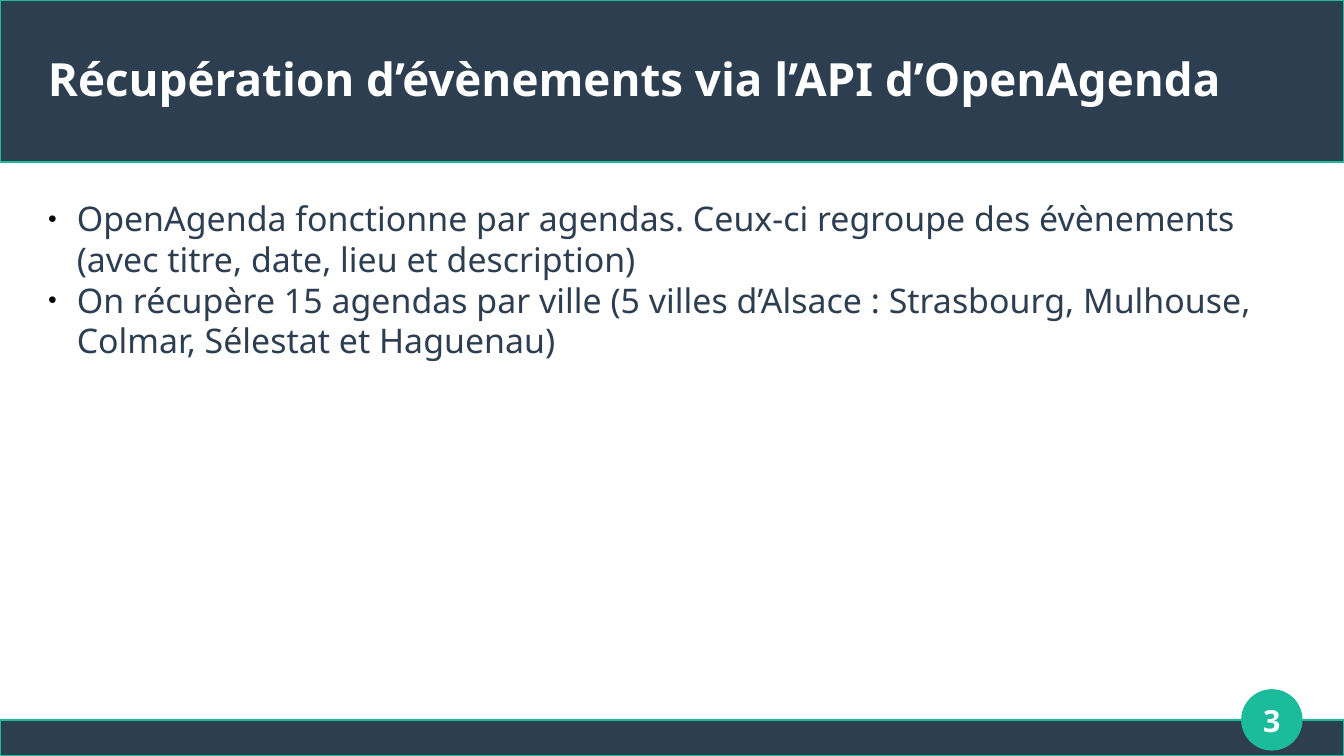
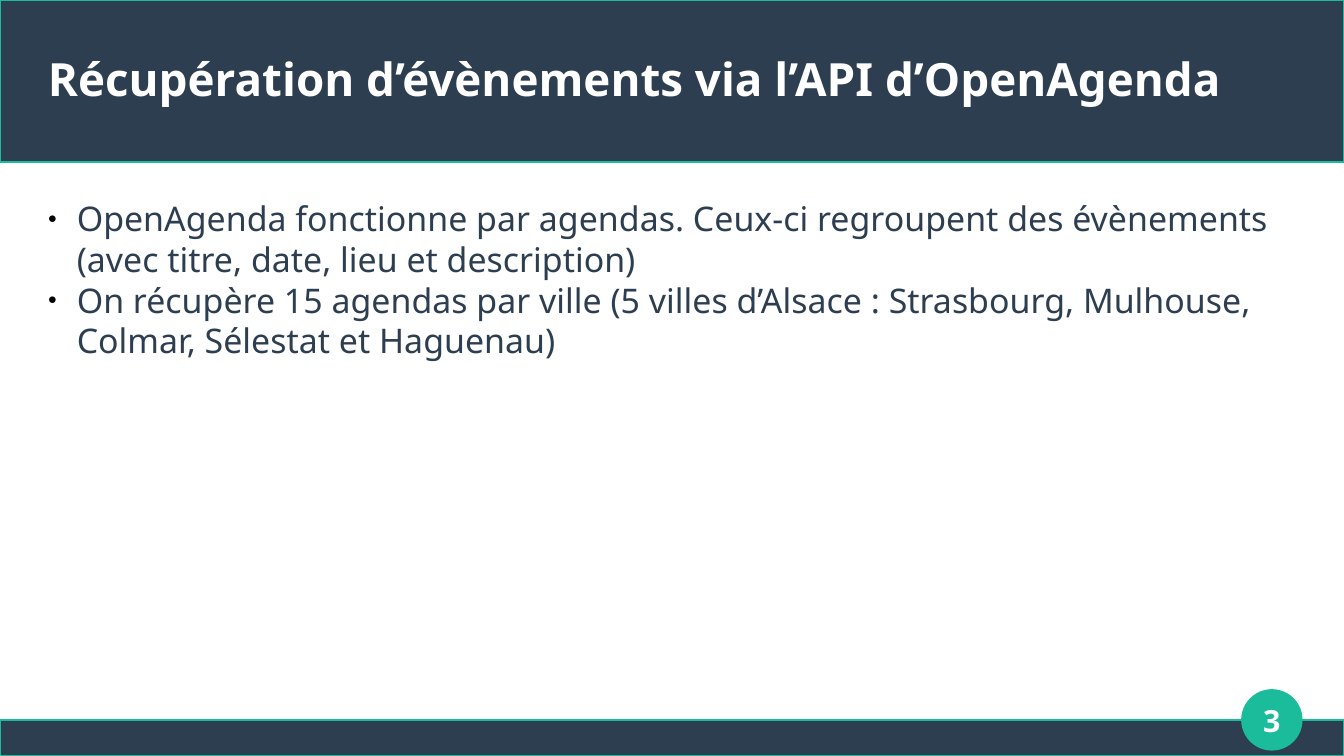
Before and after one commit to Apinsun/Projet7, a slide deck: slide 3 of presentation.odp. Drawn at 1344x756 pixels with LibreOffice and Linux fonts; fonts in the diff are those of the drawing. Boxes give left, top, right and bottom in pixels: in the first picture for what was removed or moved away, otherwise in the second. Text is boxed around its words. In the diff, an @@ line names an element or a change of style, - is before the commit and + after.

```diff
--- a/presentation.odp
+++ b/presentation.odp
@@ subtitle at box(77, 205, 1267, 280): text changed @@
-● OpenAgenda fonctionne par agendas. Ceux-ci regroupe des évènements (avec titre, date, lieu et description)
+● OpenAgenda fonctionne par agendas. Ceux-ci regroupent des évènements (avec titre, date, lieu et description)
```
Also in this commit, not shown: 3 other slides changed, 2 other files.
